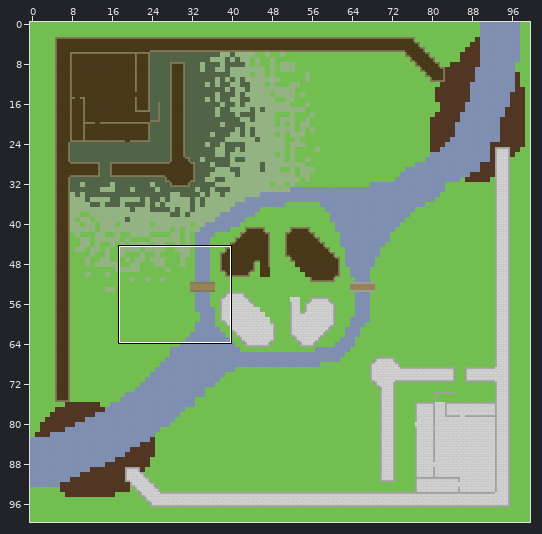
Two versions of a level (Tiled map (JSON), maps/castlewars.json). Above, an overview of the earlier version with the close-up marked.
Close-up. Earlier state:
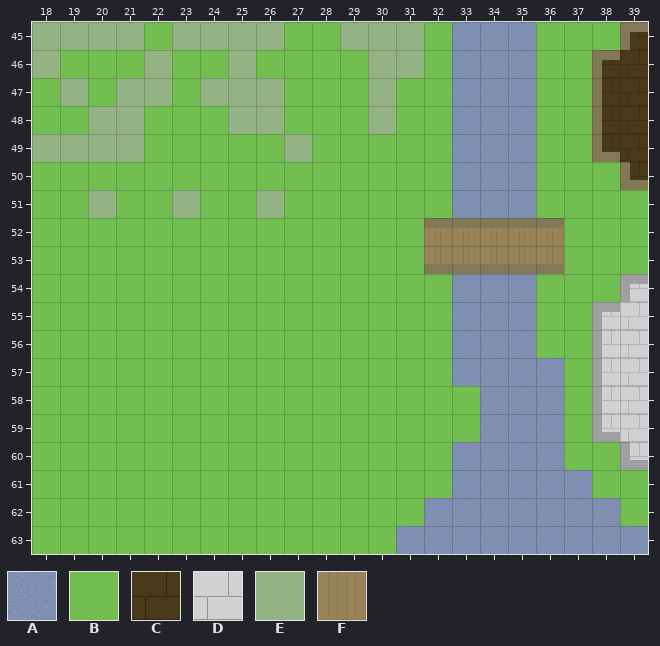
Cells are 50x50 px. Shown: x 18..39, y 45..63. The commit also changed other parts of the map, which this record leaves out.
Key: from "terrain": A 0, B 1, C 3, D 4, E 6, F 8.
_ is an empty cell, # one hidden under a higher layer.
Layers that did not change in this view are not listed.
Layer "ground-level" before, first column x 18:
45 EEEEBEEEEBBEEEBAAABBBC
46 EBBBEBBEBBBBEEBAAABBCC
47 BEBEEBEEEBBBEBBAAABBCC
48 BBEEBBBEEBBBEBBAAABBCC
49 EEEEBBBBBEBBBBBAAABBCC
50 BBBBBBBBBBBBBBBAAABBBC
51 BBEBBEBBEBBBB#######BB
52 BBBBBBBBBBBBBBFFFFFBBB
53 BBBBBBBBBBBBBBFFFFFBBB
54 BBBBBBBBBBBBBBBAAABBBD
55 BBBBBBBBBBBBBBBAAABBDD
56 BBBBBBBBBBBBBBBAAABBDD
57 BBBBBBBBBBBBBBBAAAABDD
58 BBBBBBBBBBBBBBBBAAABDD
59 BBBBBBBBBBBBBBBBAAABDD
60 BBBBBBBBBBBBBBBAAAABBD
61 BBBBBBBBBBBBBBBAAAAABB
62 BBBBBBBBBBBBBBAAAAAAAB
63 BBBBBBBBBBBBBAAAAAAAAA
Once edited:
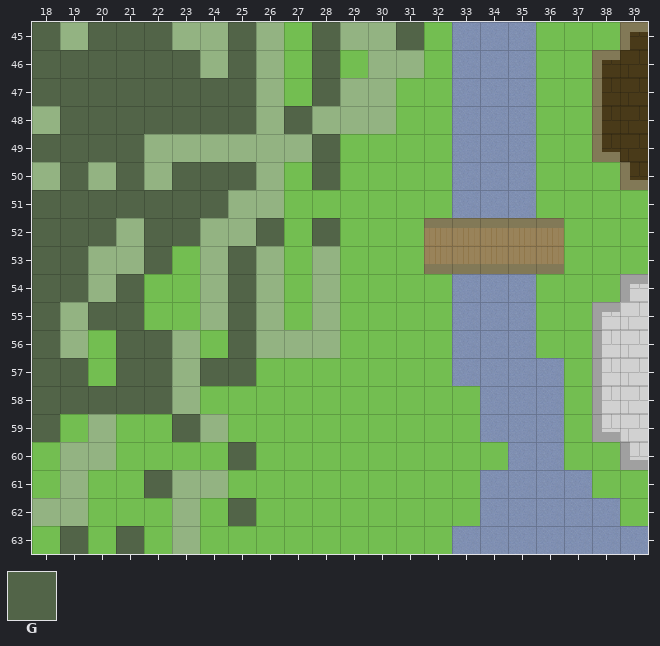
Further tiles: from "terrain": G 7.
Diff:
{"where": "layer \"ground-level\""}
{"y":45,"x":18,"old":"E","new":"G"}
{"y":45,"x":20,"old":"EEB","new":"GGG"}
{"y":45,"x":25,"old":"E","new":"G"}
{"y":45,"x":28,"old":"B","new":"G"}
{"y":45,"x":31,"old":"E","new":"G"}
{"y":46,"x":18,"old":"EBBBEBBEB","new":"GGGGGGEGE"}
{"y":46,"x":28,"old":"B","new":"G"}
{"y":47,"x":18,"old":"BEBEEBEE","new":"GGGGGGGG"}
{"y":47,"x":28,"old":"BB","new":"GE"}
{"y":48,"x":18,"old":"BBEEBBBE","new":"EGGGGGGG"}
{"y":48,"x":27,"old":"BBB","new":"GEE"}
{"y":49,"x":18,"old":"EEEEBBBBB","new":"GGGGEEEEE"}
{"y":49,"x":28,"old":"B","new":"G"}
{"y":50,"x":18,"old":"BBBBBBBBB","new":"EGEGEGGGE"}
{"y":50,"x":28,"old":"B","new":"G"}
{"y":51,"x":18,"old":"BBEBBEBB","new":"GGGGGGGE"}
{"y":52,"x":18,"old":"BBBBBBBBB","new":"GGGEGGEEG"}
{"y":52,"x":28,"old":"B","new":"G"}
{"y":53,"x":18,"old":"BBBBB","new":"GGEEG"}
{"y":53,"x":24,"old":"BBB","new":"EGE"}
{"y":53,"x":28,"old":"B","new":"E"}
{"y":54,"x":18,"old":"BBBB","new":"GGEG"}
{"y":54,"x":24,"old":"BBB","new":"EGE"}
{"y":54,"x":28,"old":"B","new":"E"}
{"y":55,"x":18,"old":"BBBB","new":"GEGG"}
{"y":55,"x":24,"old":"BBB","new":"EGE"}
{"y":55,"x":28,"old":"B","new":"E"}
{"y":56,"x":18,"old":"BB","new":"GE"}
{"y":56,"x":21,"old":"BBB","new":"GGE"}
{"y":56,"x":25,"old":"BBBB","new":"GEEE"}
{"y":57,"x":18,"old":"BB","new":"GG"}
{"y":57,"x":21,"old":"BBBBB","new":"GGEGG"}
{"y":58,"x":18,"old":"BBBBBB","new":"GGGGGE"}
{"y":59,"x":18,"old":"B","new":"G"}
{"y":59,"x":20,"old":"B","new":"E"}
{"y":59,"x":23,"old":"BB","new":"GE"}
{"y":60,"x":19,"old":"BB","new":"EE"}
{"y":60,"x":25,"old":"B","new":"G"}
{"y":60,"x":33,"old":"AA","new":"BB"}
{"y":61,"x":19,"old":"B","new":"E"}
{"y":61,"x":22,"old":"BBB","new":"GEE"}
{"y":61,"x":33,"old":"A","new":"B"}
{"y":62,"x":18,"old":"BB","new":"EE"}
{"y":62,"x":23,"old":"B","new":"E"}
{"y":62,"x":25,"old":"B","new":"G"}
{"y":62,"x":32,"old":"AA","new":"BB"}
{"y":63,"x":19,"old":"B","new":"G"}
{"y":63,"x":21,"old":"B","new":"G"}
{"y":63,"x":23,"old":"B","new":"E"}
{"y":63,"x":31,"old":"AA","new":"BB"}
{"label":"changed","picture_box":[32,22,368,554]}
{"label":"changed","picture_box":[396,22,424,50]}
{"label":"changed","picture_box":[396,442,508,554]}
